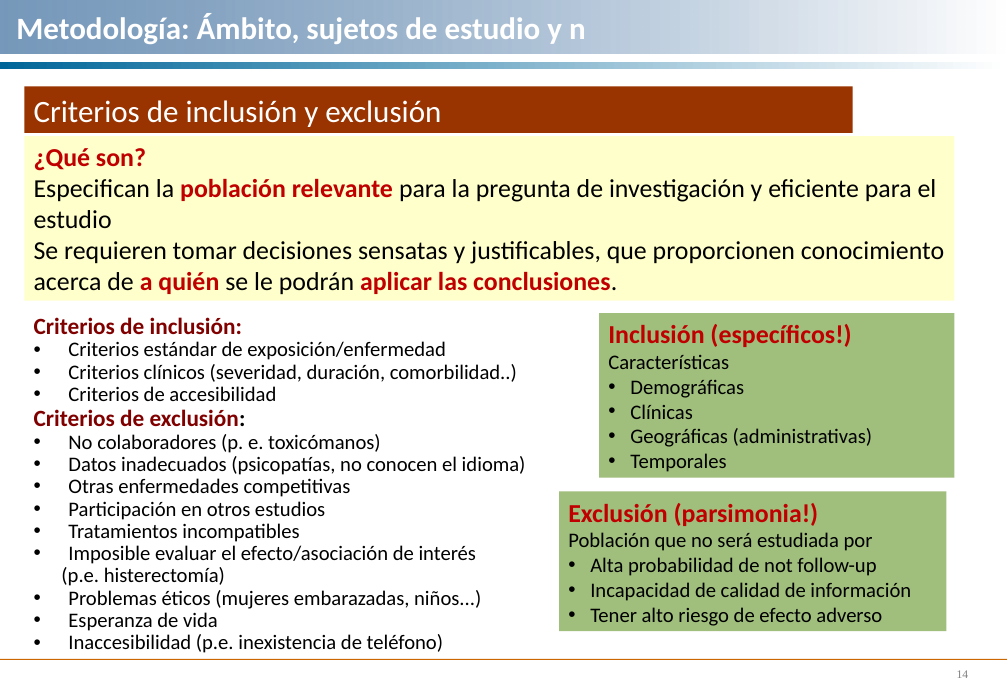
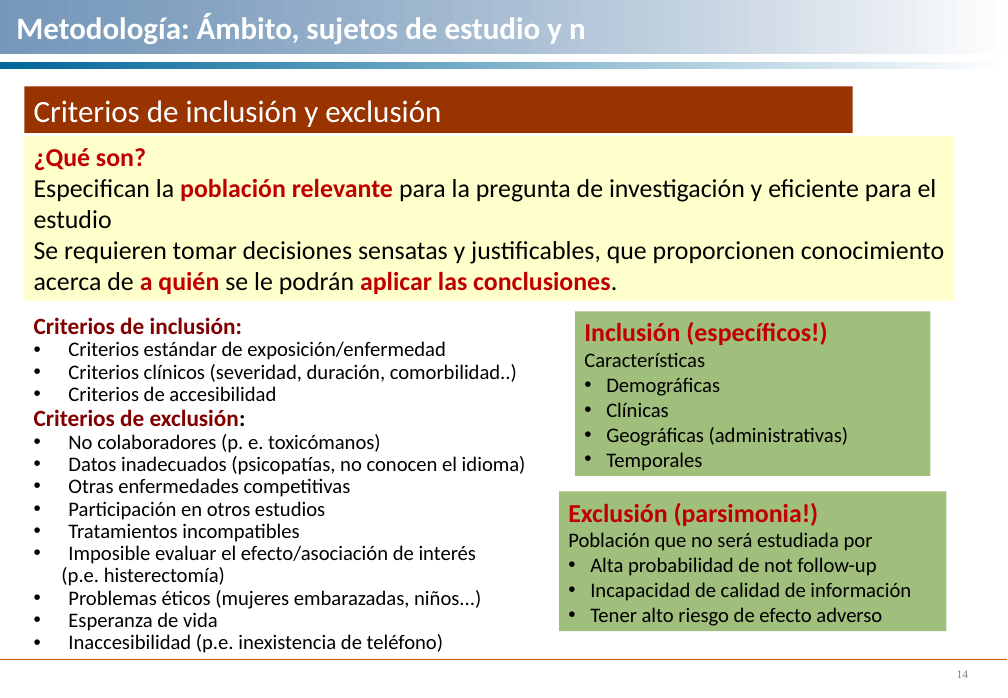
Before and after one commit to ibaitamayo/Taller_PI, a slide deck: slide 14 of Taller 2/Metodología. Taller.ppt. Drawn at 1008x698 pixels with LibreOffice and Linux fonts; fonts in the diff are those of the drawing. Boxes give left, top, right and bottom in pixels: in the first picture for what was removed or moved away, otherwise in the second. Text is boxed around its words. In the diff, an @@ line names an element or a change of style, - is before the commit and + after.

```diff
--- a/Taller 2/Metodología. Taller.ppt
+++ b/Taller 2/Metodología. Taller.ppt
@@ rectangle "Inclusión (específicos!)": place and size @@
-rectangle "Inclusión (específicos!)" at [599, 312, 954, 477]
+rectangle "Inclusión (específicos!)" at [575, 312, 930, 476]
```
Also in this commit, not shown: 12 other slides changed, 12 slides added, 2 other files.
